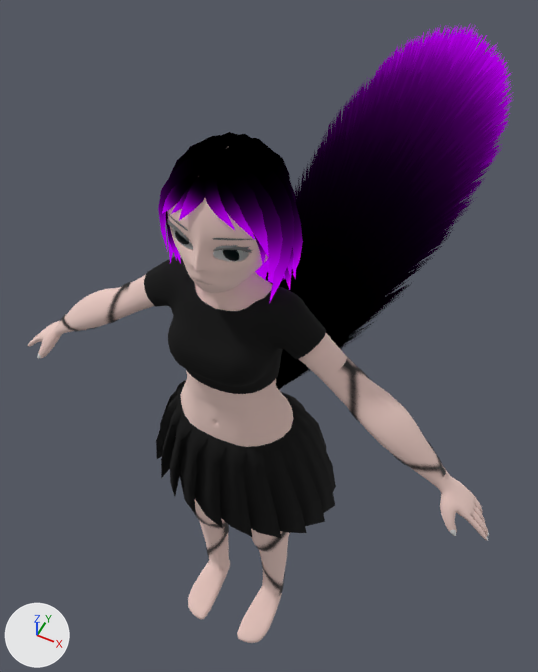
A saved change to the Blender file Assets/Blend Files/ClubAvatar 2.blend.
Rendered twice from a camera (50 mm lens) standing at (0.46, -0.76, 2.05) and looking at (-0.15, 0.45, 0.54). The axes (+X, +Y, +Z) are drawn at lower left. The lights are the same throughout.

The first picture shows 'Body', 'Head', 'Head Extras', 'Tail'.
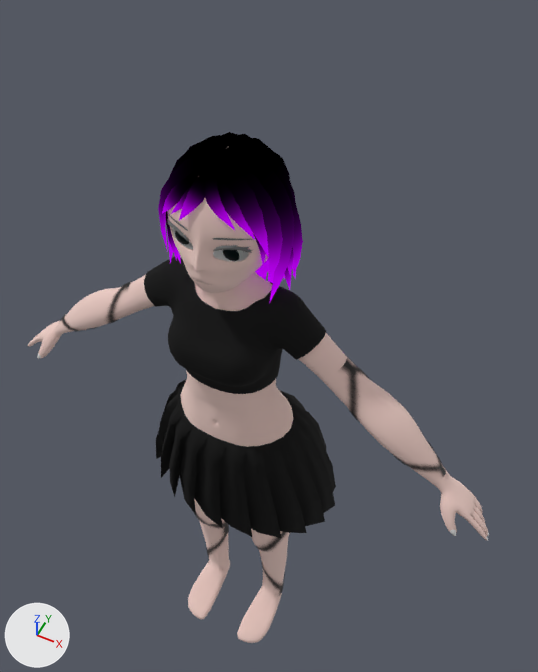
What differs and where, as boxes [x1, y1, x2, y2] in the pictures (538 x 672 px):
'Tail', hidden
    before: [266, 25, 514, 390]

The change in detail:
Object 'Tail' (ob_tail) is now hidden.
